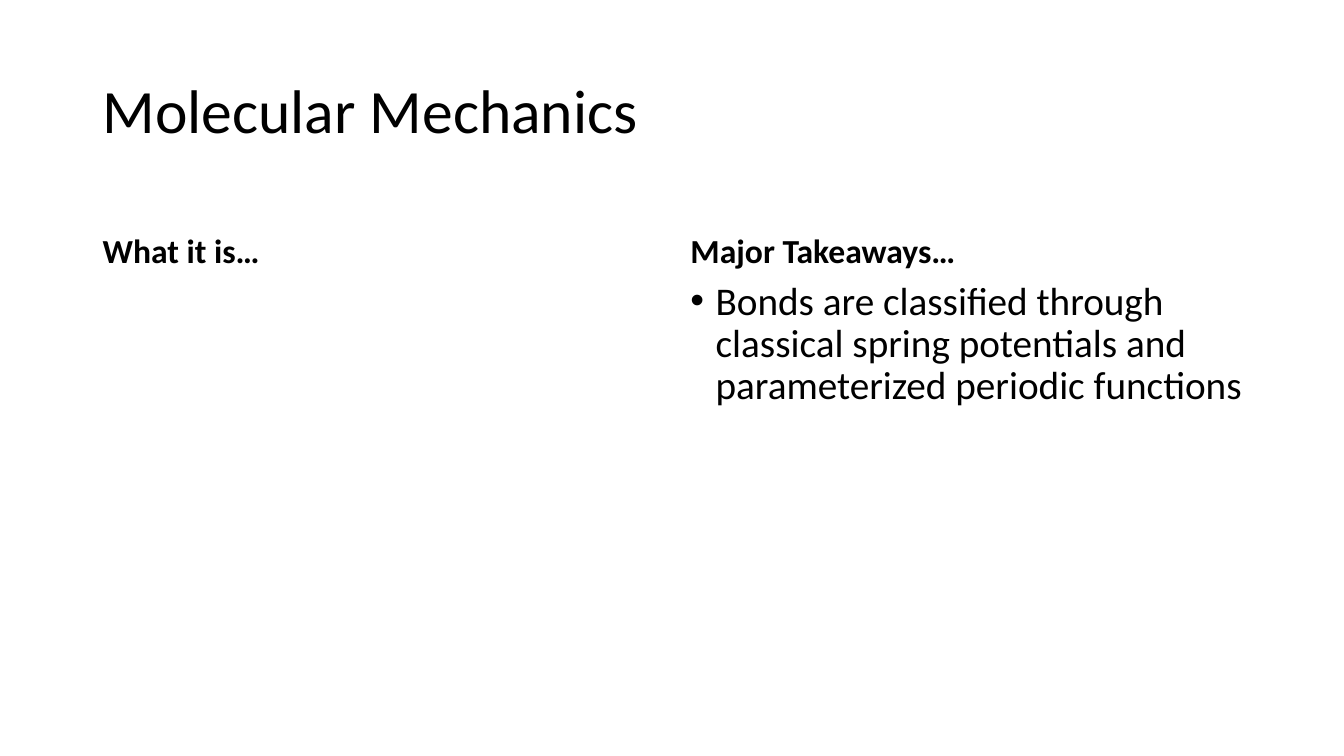
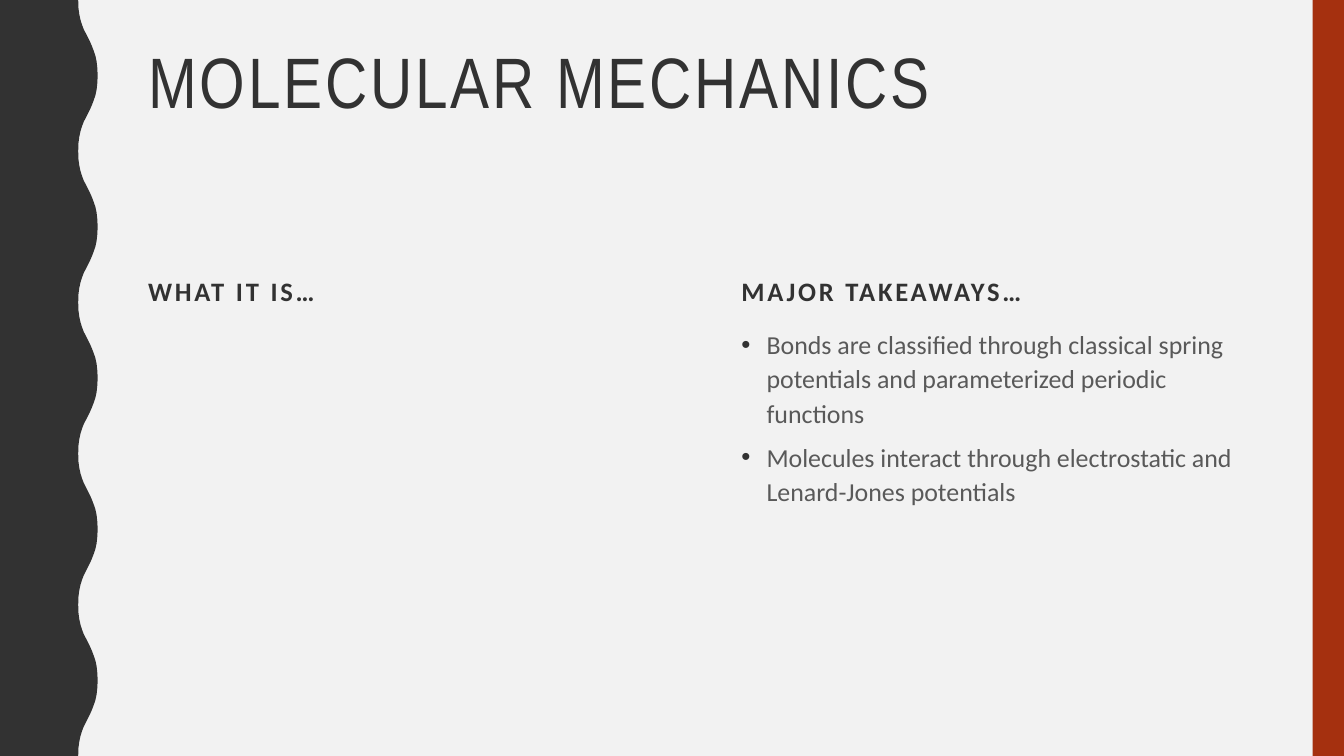
Before and after one commit to gds001/MolSSI-Presentation, a slide deck: slide 4 of MOLSSIWorkshop2018.pptx. Drawn at 1344x756 pixels with LibreOffice and Linux fonts; fonts in the diff are those of the drawing; grey boxes stand for pictures. Boxes give left, top, right and bottom in pixels: in the first picture for what was removed or moved away, otherwise in the second. Text is boxed around its words. In the diff, an @@ line names an element or a change of style, - is before the commit and + after.

Commit message:
changes and updated ppt

```diff
--- a/MOLSSIWorkshop2018.pptx
+++ b/MOLSSIWorkshop2018.pptx
@@ background #FFFFFF to #F2F2F2 @@
@@ freeform shape added at box(0, 0, 98, 756), fill #323232 @@
@@ rectangle added at box(1313, 0, 1344, 756), fill #A5300F @@
@@ title "MOLECULAR MECHANICS" at box(148, 58, 929, 109): vertical alignment middle to top @@
@@ title at box(148, 58, 929, 109): text changed; size 44 to 51 pt; font Calibri to Arial Narrow; text colour #000000 to #323232 @@
-Molecular Mechanics
+MOLECULAR MECHANICS
@@ text at box(103, 239, 260, 264): text changed; size 24 to 19 pt; text colour #000000 to #323232 @@
-What it is…
+WHAT IT IS…
@@ text at box(690, 239, 956, 269): text changed; size 24 to 19 pt; text colour #000000 to #323232 @@
-Major Takeaways…
+MAJOR TAKEAWAYS…
@@ text "Bonds are classified through classical ...": place and size @@
-text "Bonds are classified through classical ..." at box(716, 287, 1242, 406)
+text "Bonds are classified through classical ..." at box(767, 336, 1232, 505)
@@ text at box(767, 336, 1223, 423): size 28 to 18.5 pt, text colour #000000 to #595959 in "Bonds are classified through classical spring potentials ..."; line spacing 0.9 to 1.1; less space between paragraphs @@
@@ text at box(767, 449, 1232, 505): paragraph added @@
+• Molecules interact through electrostatic and Lenard-Jones potentials
```
Also in this commit, not shown: 8 other slides changed, 10 slides added, 2 slides removed, 2 other files.
